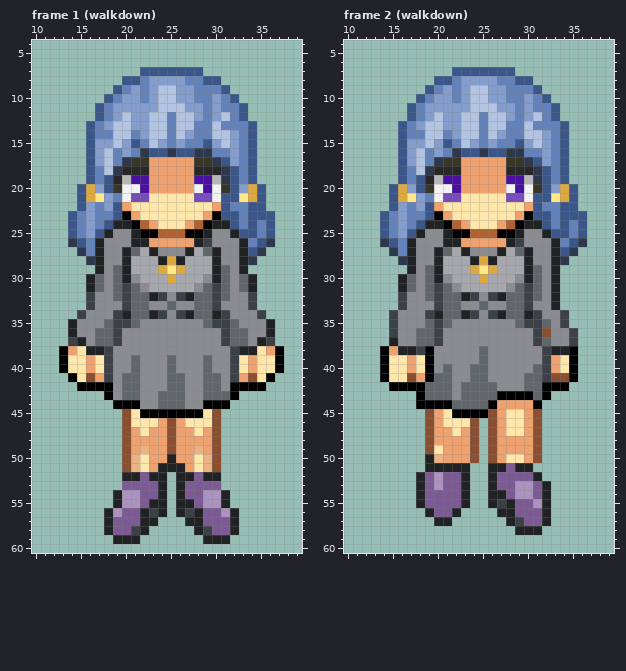
Two states of a pixel-art file, dist/img/player/mage.aseprite. This is how it looked before the edit.
50x64 pixels, 16 frames. Colours within 5 levels of each other are drawn and written as one. Shown: frame 1 (walkdown): x 10..39, y 4..60; frame 2 (walkdown): x 10..39, y 4..60. The commit also changed other frames, which this record leaves out.
The same view after the edit:
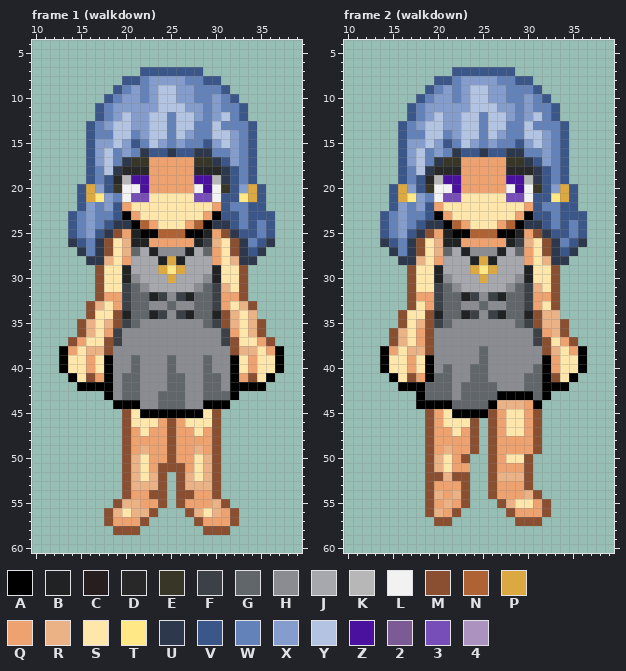
Palette (. is transparent): A #000000  B #212223  C #271f1f  D #282828  E #383626  F #3b4147  G #61666b  H #8a8c91  J #a6a8ad  K #b7b7b7  L #f2f2f2  M #894f30  N #af6335  P #dba841  Q #eea26f  R #ebb385  S #ffe7ac  T #ffe885  U #2d384c  V #3b5689  W #6482ba  X #849dcc  Y #b3c3e2  Z #49119e  2 #7c5a93  3 #774db7  4 #ac93bf
Changes in this commit:
layer "backhair" added
layer "feet" added
layer "legs" added
layer "body" added
layer "skirt" added
layer "shirt" added
layer "arms" added
layer "hair" added
layer "Sprite Sheet" removed
Changed rows in their new state; - is an unchanged pixel.
Frame 1 (walkdown):
first column x 14:
24 -----UU---------UU-----
25 ----UMQ---------QMU----
26 ---UMSR---------RSMU---
27 ---UMSR---------QSMU---
28 ---URSQ---------QSRU---
29 ---MSS-----------SSM---
30 --.MSS-----------SSM.--
31 --.MSS-----------RSM.--
32 --.MQQ-----------QQM.--
33 --MRSQ-----------QSRM--
34 -.MSSM-----------MRSR.-
35 .MRSRM-----------MRSRM.
36 .MRSQ-------------QSRM.
37 MQSSM-------------MSSQM
38 --RRM-------------MRR--
39 ----A-------------A----
40 ----A-------------A----
41 ----A-------------A----
first column x 18:
50 -------M-------
51 ------MMM------
52 --MRSRM-MRSRM--
53 --MRRRM-MRRRM--
54 -.MQQMM-MMQQM.-
55 -MRRQQM-MQQQRM-
56 MRSRRM.-.MRSRQM
57 MQQQM.---.MQQQM
58 .MMM.-----.MMM.
59 -...-------...-
Frame 2 (walkdown):
first column x 14:
24 -----UU---------UU-----
25 ----UMQ---------QMU----
26 ---UMSR---------RSMU---
27 ---UMSR---------QSMU---
28 ---URSQ---------QSRU---
29 ---MSS-----------SSM---
30 --.MSS-----------SSM---
31 --.MSS-----------RSM---
32 --.MQQ-----------QQM---
33 --.MSQ-----------QSM---
34 -.MSSM-----------MRR.--
35 -.MSRM-----------MRRM--
36 -MRSQMH-----------QRM.-
37 -MRSQMH-----------MSQM-
38 --SRRM------------MRSQA
39 ------------------A--SA
40 ------------------A--SA
41 .A----------------A-S--
42 -.---------------------
44 -------------RRR-------
first column x 18:
49 --QR-----------
50 -M-S-M.-----M.-
51 -MRSQQ--MQQQM--
52 .MMRMM--MRRRM.-
53 .MQQQM--MQQQM..
54 .MRQRM--MQQQRM.
55 .MQRQM--.MRSSQM
56 -MRQM----.MQQQM
57 --MM------.MMM.
58 -----------...-
